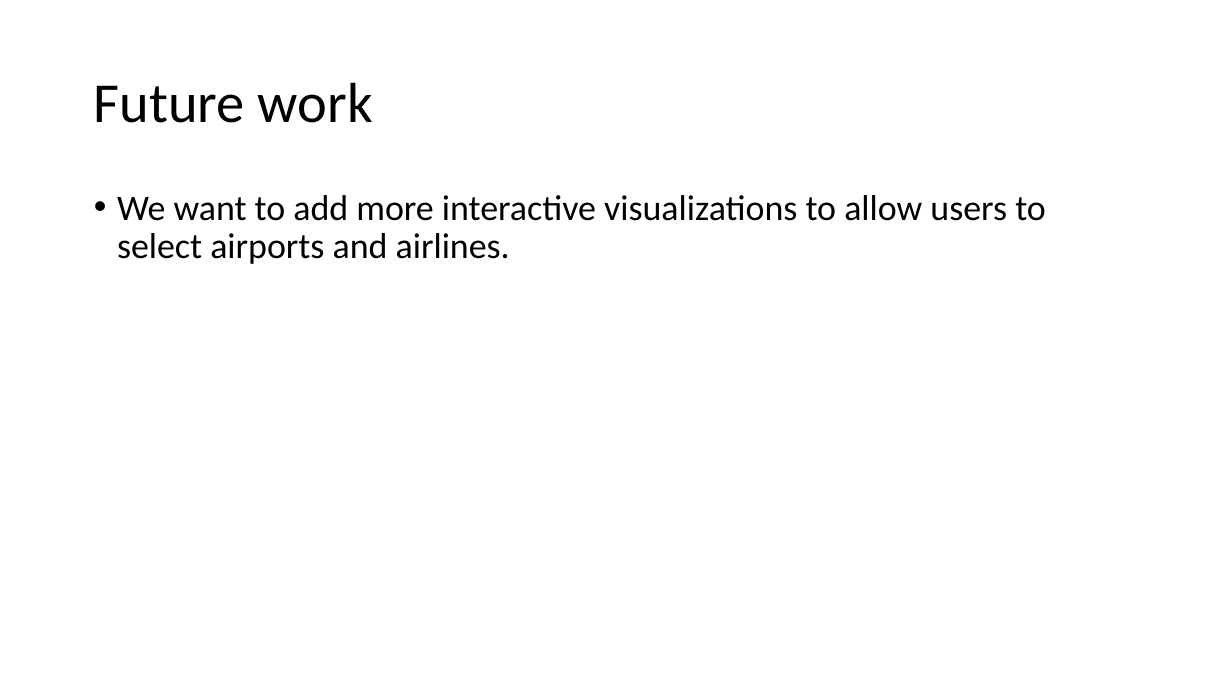
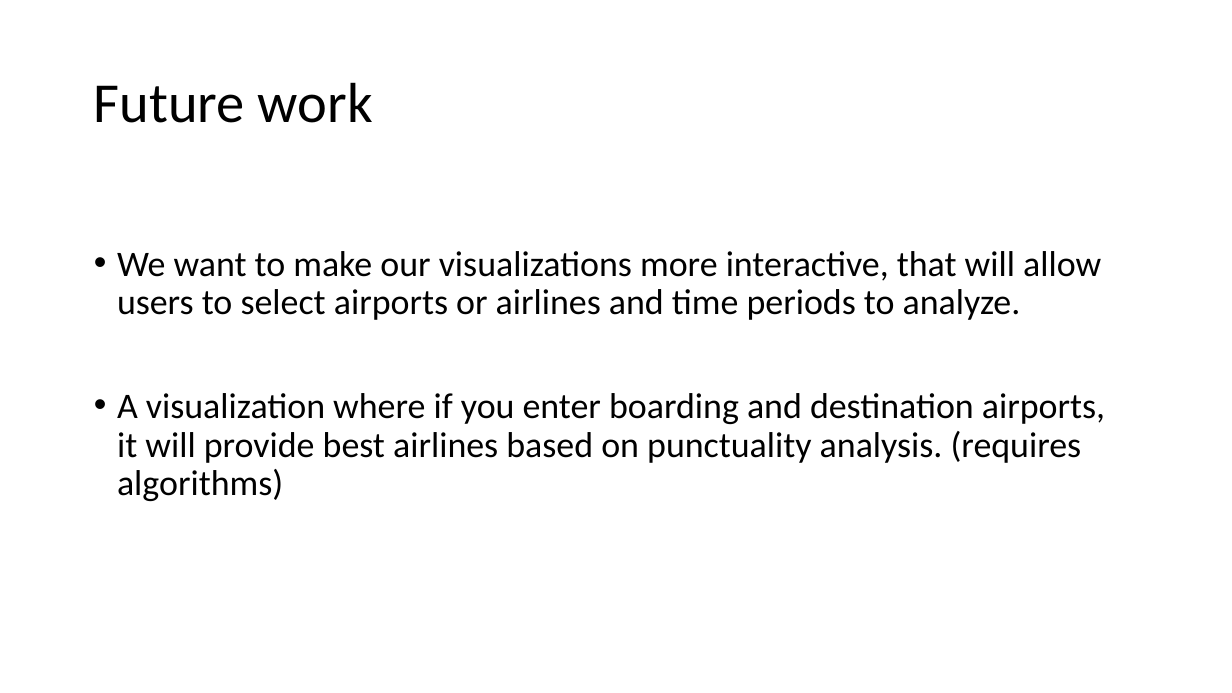
Before and after one commit to psiddam/awsSummer19Project, a slide deck: slide 19 of branch1/ProjectPresentation.pptx (slide 9 before the commit). Drawn at 1232x693 pixels with LibreOffice and Linux fonts; fonts in the diff are those of the drawing. Boxes give left, top, right and bottom in pixels: in the first picture for what was removed or moved away, otherwise in the second. Text is boxed around its words. In the diff, an @@ line names an element or a change of style, - is before the commit and + after.

```diff
--- a/branch1/ProjectPresentation.pptx
+++ b/branch1/ProjectPresentation.pptx
@@ text at box(117, 251, 1105, 501): text changed @@
-• We want to add more interactive visualizations to allow users to select airports and airlines.
+• We want to make our visualizations more interactive, that will allow users to select airports or airlines and time periods to analyze.
+• A visualization where if you enter boarding and destination airports, it will provide best airlines based on punctuality analysis. (requires algorithms)
```
Also in this commit, not shown: 4 other slides changed, 13 slides added, 2 slides removed.
